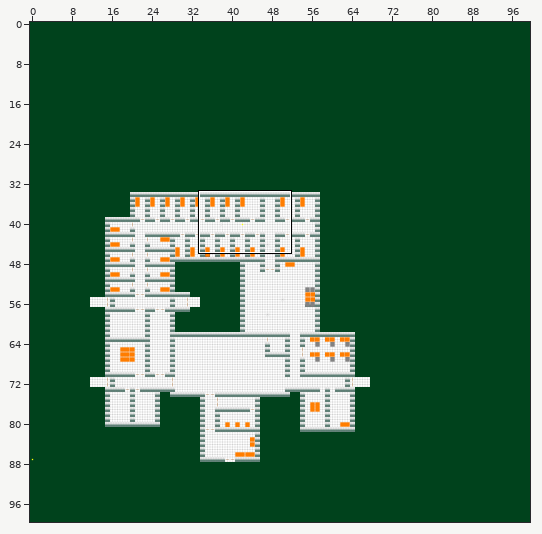
Tiled map, stored at ALPHA TEX/world1beta2.tmx. Above, an overview of the earlier version with the close-up marked.
Close-up. Earlier state:
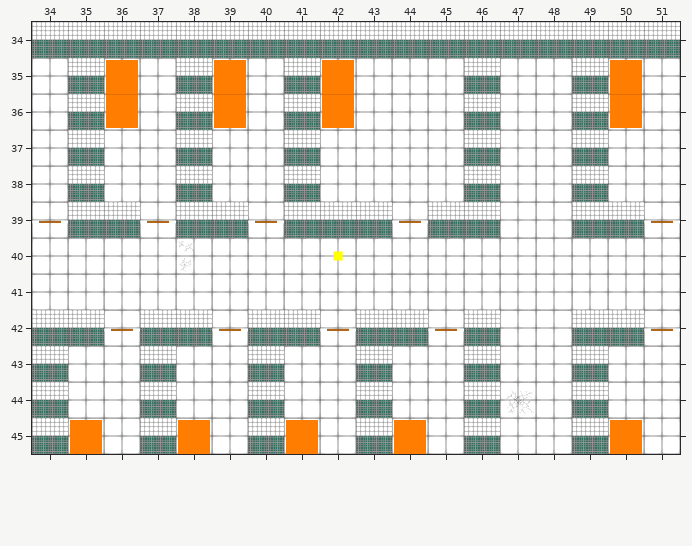
Cells are 64x64 px. Shown: x 34..51, y 34..45. The commit also changed other parts of the map, which this record leaves out.
The result:
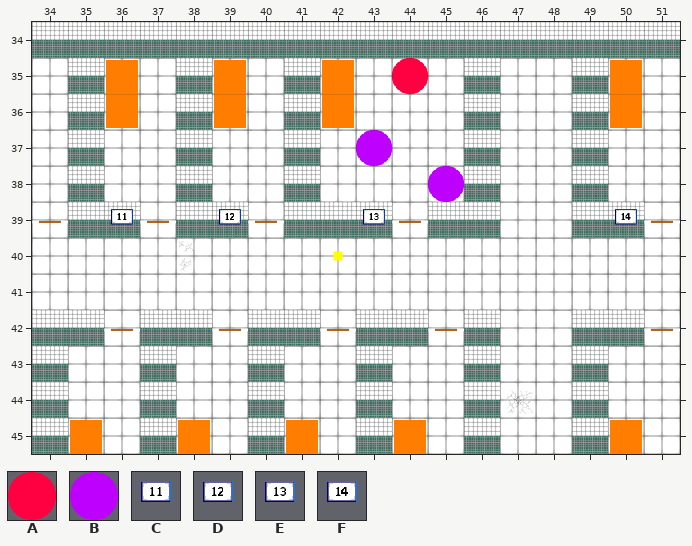
Key: from "alpha_sprite_sheet": A 17, B 18; from "sign_numb_sheet": C 10, D 11, E 12, F 13.
_ is an empty cell.
Tiles of an added or newly shown layer are drawn over the layers below it.
Edits made:
Changed rows in their new state; . is an unchanged cell.
Layer "objekt" (now shown):
first column x 36:
35 ........A......
37 .......B.......
38 .........B.....
39 C..D...E......F
Where, in picture pixels (left, top, right, bottom), the same in both close-ups:
added: (392, 58, 428, 94)
added: (356, 130, 392, 166)
added: (428, 166, 464, 202)
added: (111, 209, 133, 225)
added: (219, 209, 241, 225)
added: (363, 209, 385, 225)
added: (615, 209, 637, 225)
